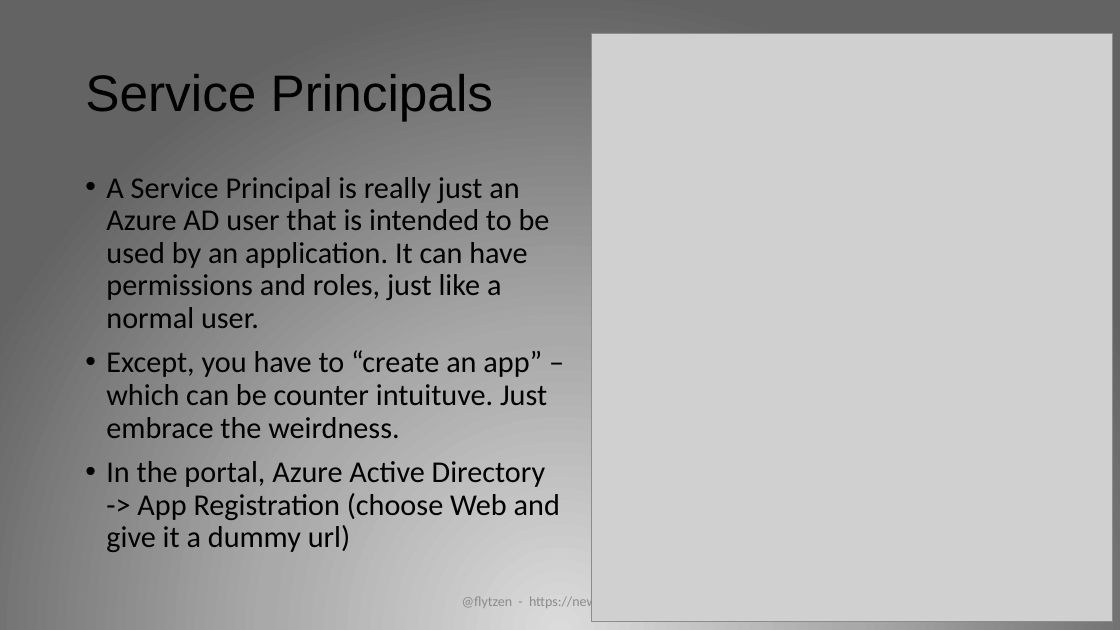
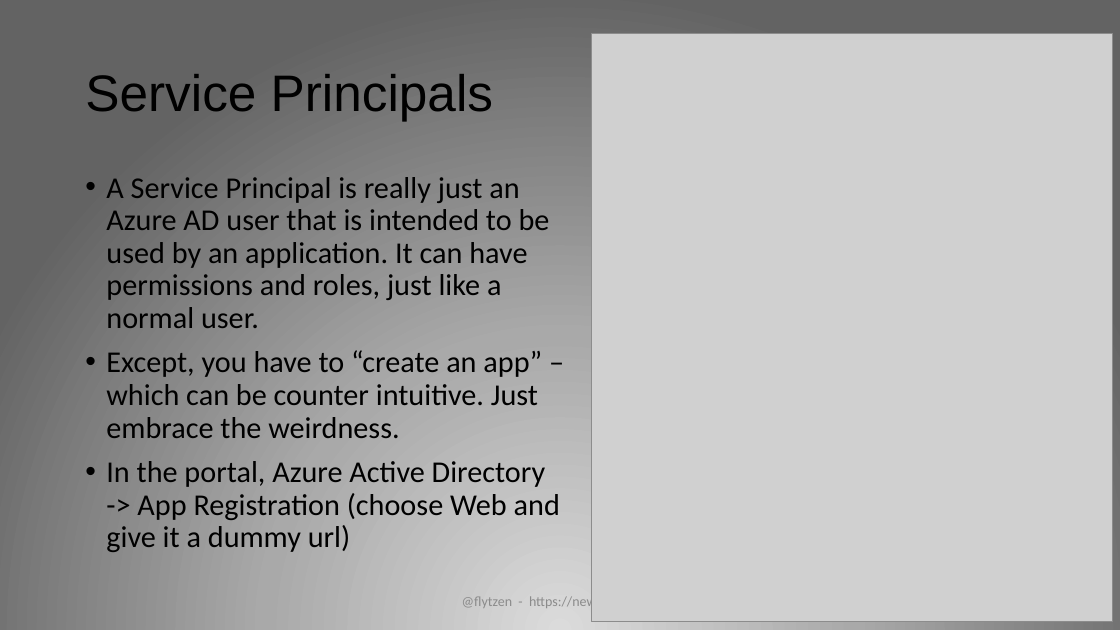
Before and after one commit to flytzen/SecurityTalk, a slide deck: slide 20 of Secure Your Web App Presentation.pptx (slide 19 before the commit). Drawn at 1120x630 pixels with LibreOffice and Linux fonts; fonts in the diff are those of the drawing; grey boxes stand for pictures; background and template pictures are left out. Boxes give left, top, right and bottom in pixels: in the first picture for what was removed or moved away, otherwise in the second. Text is boxed around its words. In the diff, an @@ line names an element or a change of style, - is before the commit and + after.

```diff
--- a/Secure Your Web App Presentation.pptx
+++ b/Secure Your Web App Presentation.pptx
@@ text at (106, 350, 542, 438): text changed @@
-• Except, you have to “create an app” – which can be counter intuituve. Just embrace the weirdness.
+• Except, you have to “create an app” – which can be counter intuitive. Just embrace the weirdness.
```
Also in this commit, not shown: 3 other slides changed, 2 slides added.
